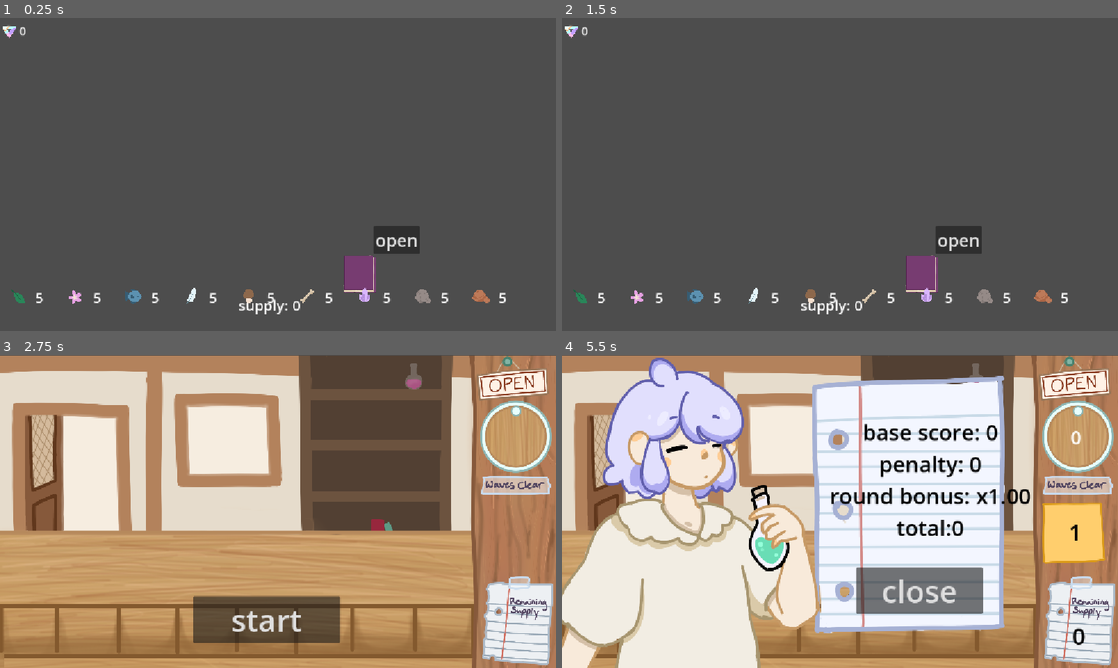
Above: before the commit, frames 1-4 (two rows, left to right).
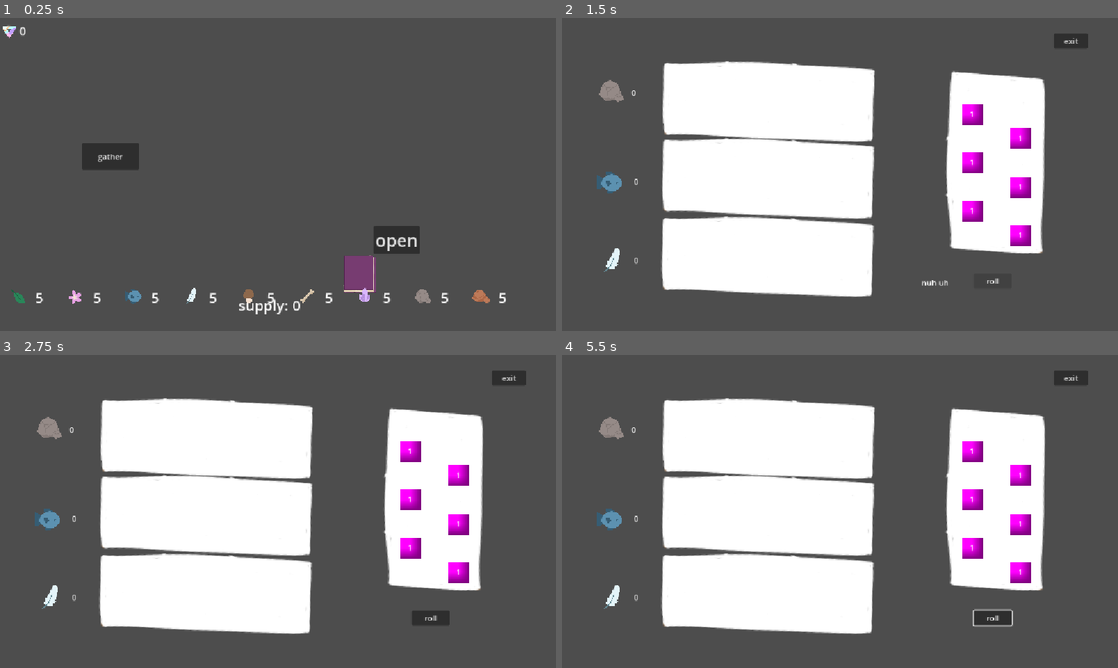
Above: after the commit, the same moments.

Repository: clairewsu/game
Game: Godot game, scene res://scenes/bigmain.tscn
The game is run twice, just before and just after one commit, with the same random seed, the same clock (stepped at 60 frames per second) and the same inputs. Before the commit the project starts from res://scripts/bigmain.tscn. The engine's default icon, where the game draws it, is replaced by a stand-in: a white triangle on a blue panel in a dark square.
Inputs (mouse positions are in pixels of both pictures, inside the frame that each line leads up to):
- Up to frame 1 (0.25 s): no input
- Up to frame 2 (1.5 s): click (673, 155) at 0.5 s, where only the run after the commit has a clickable "gather"; click (990, 280) at 1.25 s, where only the run after the commit has a clickable "roll"
- Up to frame 3 (2.75 s): click (394, 577) at 2 s, where only the run before the commit has a clickable "open"
- Up to frame 4 (5.5 s): click (828, 621) at 2.75 s, where only the run before the commit has a clickable "start"; click (990, 617) at 3.5 s, where only the run after the commit has a clickable "roll"; click (990, 617) at 4.25 s, where only the run after the commit has a clickable "roll"; tap Enter (enter) at 5 s; move the mouse to (962, 495) at 5.02 s; hold Enter (enter) from 5.03 s (still down); click (962, 495) at 5.17 s; tap Left (l) at 5.3 s

The runs differ from the first frame. In frame 1, 0.8% of the frame differs, in the area x 14-25%, y 40-49%; in frame 2, 40%; in frame 3, 99%, in the area x 0-100%, y 0-100%; in frame 4, 92%.

Commit message:
sorta added gather

Diff:
--- /dev/null
+++ b/scenes/dice.tscn
@@ -0,0 +1,25 @@
+[gd_scene format=3 uid="uid://cfs507yqlj43j"]
+
+[ext_resource type="Script" uid="uid://d23aqy3if8jwr" path="res://scripts/dice.gd" id="1_27nyo"]
+
+[sub_resource type="PlaceholderTexture2D" id="PlaceholderTexture2D_m4jp2"]
+
+[sub_resource type="RectangleShape2D" id="RectangleShape2D_qu4n6"]
+size = Vector2(44, 44)
+
+[node name="Area2D" type="Area2D" unique_id=710913186]
+script = ExtResource("1_27nyo")
+
+[node name="Sprite2D" type="Sprite2D" parent="." unique_id=1697089183]
+scale = Vector2(43.499996, 43.499996)
+texture = SubResource("PlaceholderTexture2D_m4jp2")
+
+[node name="CollisionShape2D" type="CollisionShape2D" parent="." unique_id=2061613298]
+shape = SubResource("RectangleShape2D_qu4n6")
+
+[node name="Label" type="Label" parent="." unique_id=315995851]
+offset_left = -5.0
+offset_top = -13.0
+offset_right = 35.0
+offset_bottom = 10.0
+text = "1"
--- /dev/null
+++ b/scenes/gather.tscn
@@ -0,0 +1,144 @@
+[gd_scene format=3 uid="uid://cirvt8brrnsrn"]
+
+[ext_resource type="Script" uid="uid://dhtisfb8382h5" path="res://scripts/gather.gd" id="1_sec4e"]
+[ext_resource type="PackedScene" uid="uid://cfs507yqlj43j" path="res://scenes/dice.tscn" id="2_8j7yi"]
+[ext_resource type="Texture2D" uid="uid://clawvuwhnokt5" path="res://art/opensign_mask.PNG" id="2_og0di"]
+[ext_resource type="Texture2D" uid="uid://cdh2jhmenvnva" path="res://art/ingredients/flower.PNG" id="4_8j7yi"]
+
+[sub_resource type="RectangleShape2D" id="RectangleShape2D_8j7yi"]
+size = Vector2(192.5, 369.5)
+
+[sub_resource type="RectangleShape2D" id="RectangleShape2D_xhyn0"]
+size = Vector2(429, 152)
+
+[node name="Node" type="Node" unique_id=923871743]
+script = ExtResource("1_sec4e")
+dice_scene = ExtResource("2_8j7yi")
+
+[node name="dice_home" type="Area2D" parent="." unique_id=1802944236]
+
+[node name="TextureRect" type="TextureRect" parent="dice_home" unique_id=1975479081]
+offset_left = 682.99994
+offset_top = 532.0
+offset_right = 1159.8713
+offset_bottom = 925.2978
+rotation = -1.4337308
+texture = ExtResource("2_og0di")
+
+[node name="CollisionShape2D" type="CollisionShape2D" parent="dice_home" unique_id=1253441667]
+position = Vector2(897.75, 303.25)
+shape = SubResource("RectangleShape2D_8j7yi")
+
+[node name="area1" type="Area2D" parent="." unique_id=49461089]
+
+[node name="TextureRect" type="TextureRect" parent="area1" unique_id=224857840]
+offset_left = 136.0
+offset_top = -4.0
+offset_right = 708.11707
+offset_bottom = 300.214
+rotation = 0.11660302
+texture = ExtResource("2_og0di")
+
+[node name="CollisionShape2D" type="CollisionShape2D" parent="area1" unique_id=1635548618]
+position = Vector2(427.5, 170)
+shape = SubResource("RectangleShape2D_xhyn0")
+
+[node name="Label" type="Label" parent="area1" unique_id=117162082]
+offset_left = 124.0
+offset_top = 143.0
+offset_right = 175.0
+offset_bottom = 166.0
+text = "0"
+horizontal_alignment = 1
+
+[node name="ingredient" type="TextureRect" parent="area1" unique_id=1199113028]
+offset_left = 62.0
+offset_top = 113.0
+offset_right = 142.0
+offset_bottom = 193.0
+texture = ExtResource("4_8j7yi")
+expand_mode = 1
+
+[node name="area2" type="Area2D" parent="." unique_id=1893457183]
+
+[node name="TextureRect" type="TextureRect" parent="area2" unique_id=684512730]
+offset_left = 134.99997
+offset_top = 155.0
+offset_right = 707.11707
+offset_bottom = 459.214
+rotation = 0.11660302
+texture = ExtResource("2_og0di")
+
+[node name="CollisionShape2D" type="CollisionShape2D" parent="area2" unique_id=1148278802]
+position = Vector2(429, 332)
+shape = SubResource("RectangleShape2D_xhyn0")
+
+[node name="Label" type="Label" parent="area2" unique_id=1030586346]
+offset_left = 134.0
+offset_top = 327.0
+offset_right = 174.0
+offset_bottom = 350.0
+text = "0"
+horizontal_alignment = 1
+
+[node name="ingredient" type="TextureRect" parent="area2" unique_id=2141588232]
+offset_left = 58.0
+offset_top = 302.0
+offset_right = 138.0
+offset_bottom = 382.0
+texture = ExtResource("4_8j7yi")
+expand_mode = 1
+
+[node name="area3" type="Area2D" parent="." unique_id=666408339]
+
+[node name="TextureRect" type="TextureRect" parent="area3" unique_id=1307656758]
+offset_left = 133.99997
+offset_top = 317.0
+offset_right = 706.11707
+offset_bottom = 621.214
+rotation = 0.11660302
+texture = ExtResource("2_og0di")
+
+[node name="CollisionShape2D" type="CollisionShape2D" parent="area3" unique_id=169006873]
+position = Vector2(424, 494)
+shape = SubResource("RectangleShape2D_xhyn0")
+
+[node name="Label" type="Label" parent="area3" unique_id=1921051906]
+offset_left = 131.0
+offset_top = 490.0
+offset_right = 178.0
+offset_bottom = 513.0
+text = "0"
+horizontal_alignment = 1
+
+[node name="ingredient" type="TextureRect" parent="area3" unique_id=2140163353]
+offset_left = 64.0
+offset_top = 463.0
+offset_right = 144.0
+offset_bottom = 543.0
+texture = ExtResource("4_8j7yi")
+expand_mode = 1
+
+[node name="errormsg" type="Label" parent="." unique_id=1095520294]
+offset_left = 745.0
+offset_top = 536.0
+offset_right = 801.0
+offset_bottom = 559.0
+text = "nuh uh"
+
+[node name="rollbutton" type="Button" parent="." unique_id=259320153]
+offset_left = 853.0
+offset_top = 529.0
+offset_right = 932.0
+offset_bottom = 560.0
+text = "roll"
+
+[node name="exit" type="Button" parent="." unique_id=1675705771]
+offset_left = 1019.0
+offset_top = 32.0
+offset_right = 1090.0
+offset_bottom = 63.0
+text = "exit"
+
+[connection signal="pressed" from="rollbutton" to="." method="_on_rollbutton_pressed"]
+[connection signal="pressed" from="exit" to="." method="_on_exit_pressed"]
--- a/scenes/mainui.tscn
+++ b/scenes/mainui.tscn
@@ -41,4 +41,11 @@
 texture = ExtResource("2_payeh")
 expand_mode = 1
 
+[node name="gather" type="Button" parent="." unique_id=489431649]
+offset_left = 170.0
+offset_top = 259.0
+offset_right = 288.0
+offset_bottom = 314.0
+text = "gather"
+
 [connection signal="pressed" from="recipebookbutton" to="." method="_on_recipebook_pressed"]
--- a/scripts/bigmain.gd
+++ b/scripts/bigmain.gd
@@ -1,5 +1,6 @@
 extends Node
 var open_scene = preload("res://scenes/main.tscn")
+var gather_scene=preload("res://scenes/gather.tscn")
 @export var object_scene:PackedScene
 @export var menu_scene:PackedScene
 var recipeslots=[Vector2(300,190),Vector2(460,190),Vector2(300,390),Vector2(460,390),Vector2(640,190),Vector2(790,190),Vector2(640,390),Vector2(790,390)]
@@ -12,6 +13,7 @@
 # Called when the node enters the scene tree for the first time.
 func _ready() -> void:
 	$ui/open.pressed.connect(_on_open)
+	$ui/gather.pressed.connect(_on_gather)
 	$moneycount/Label.text=str(0)
 	$recipebook.hide()
 	cards=DeckManager.cards
@@ -28,6 +30,13 @@
 	$ui.hide()
 	$moneycount.hide()
 	open.tree_exited.connect(_on_close)
+
+func _on_gather():
+	var gather=gather_scene.instantiate()
+	add_child(gather)
+	$ui.hide()
+	$moneycount.hide()
+	gather.tree_exited.connect(_on_close)
 
 func show_menu():
 	var x=1
@@ -114,3 +123,4 @@
 func _on_close():
 	$ui.show()
 	$moneycount.show()
+	$ui.show_inv()
--- /dev/null
+++ b/scripts/dice.gd
@@ -0,0 +1,38 @@
+extends Area2D
+var drag=false
+var defaultpos=Vector2(100,100)
+var amt:int
+var assigned=0
+signal result(area,number)
+
+# Called when the node enters the scene tree for the first time.
+func _ready() -> void:
+	input_event.connect(_on_input_event)
+
+
+# Called every frame. 'delta' is the elapsed time since the previous frame.
+func _process(delta: float) -> void:
+	if drag:
+		z_index=100
+	else:
+		z_index=3
+	if not drag and assigned==0:
+		position = position.move_toward(defaultpos,40)
+	if not has_overlapping_areas():
+		assigned=0
+
+func _on_input_event(viewport, event, shape_idx):
+	if event is InputEventMouseButton and event.button_index == MOUSE_BUTTON_LEFT and event.pressed:
+		drag = true
+
+func _unhandled_input(event):
+	if event.is_action_released("move"):
+		drag = false
+	elif drag and event is InputEventMouseMotion:
+		position += event.relative
+
+func roll():
+	if assigned!=0:
+		amt=randi_range(1,6)
+		$Label.text=str(amt)
+		result.emit(assigned,amt)
--- /dev/null
+++ b/scripts/gather.gd
@@ -0,0 +1,97 @@
+extends Node
+@export var dice_scene:PackedScene
+var textures=[preload("res://art/ingredients/leaf.PNG"),preload("res://art/ingredients/flower.PNG"),
+preload("res://art/ingredients/fish.PNG"),preload("res://art/ingredients/feather.PNG"),preload("res://art/ingredients/mushroom.PNG"),
+preload("res://art/ingredients/bone.PNG"),
+preload("res://art/ingredients/crystal.PNG"),preload("res://art/ingredients/rock.PNG"),
+preload("res://art/ingredients/clay.PNG")]
+var dice_num=6
+var positions=[Vector2(850,200),Vector2(950,250),Vector2(850,300),Vector2(950,350),Vector2(850,400),Vector2(950,450),Vector2(850,500),Vector2(950,550)]
+var occupied=0
+var maxoccupied=0
+var can_roll=false
+var rolled=false
+var ingredients=[]
+var gained={"leaf":0,"flower":0,"fish":0,"feather":0,"mushroom":0,"bone":0,"crystal":0,"rock":0,"clay":0}
+@onready var areas=[$area1/ingredient,$area2/ingredient,$area3/ingredient]
+signal roll
+
+# Called when the node enters the scene tree for the first time.
+func _ready() -> void:
+	$errormsg.hide()
+	for i in range(dice_num):
+		var die=dice_scene.instantiate()
+		die.position=positions[i]
+		die.defaultpos=positions[i]
+		die.add_to_group("dice")
+		occupied+=1
+		roll.connect(die.roll)
+		die.result.connect(_on_rolled)
+		add_child(die)
+	maxoccupied=occupied
+	for i in range(3):
+		var x=randi_range(0,Global.ingredients.size()-1)
+		ingredients.append(Global.ingredients.keys()[x])
+		areas[i].texture=textures[x]
+
+# Called every frame. 'delta' is the elapsed time since the previous frame.
+func _process(delta: float) -> void:
+	if occupied==0 and not rolled:
+		can_roll=true
+	else:
+		can_roll=false
+
+func _unhandled_input(event: InputEvent) -> void:
+	var x=0
+	if event.is_action_released("move"):
+		for area in $area1.get_overlapping_areas():
+			area.assigned=1
+			x+=1
+		for area in $area2.get_overlapping_areas():
+			area.assigned=2
+			x+=1
+		for area in $area3.get_overlapping_areas():
+			area.assigned=3
+			x+=1
+		for area in $dice_home.get_overlapping_areas():
+			area.assigned=0
+		occupied=maxoccupied-x
+	if event.is_action_released("enter"):
+		if can_roll:
+			roll.emit()
+			rolled=true
+			$rollbutton.hide()
+			for i in gained.keys():
+				Global.ingredients[i]+=gained[i]
+		elif not can_roll and not rolled:
+			$errormsg.show()
+			await get_tree().create_timer(1).timeout
+			$errormsg.hide()
+
+func _on_rolled(area,amt):
+	if area==1:
+		gained[ingredients[0]]+=amt
+		$area1/Label.text=str(gained[ingredients[0]])
+	elif area==2:
+		gained[ingredients[1]]+=amt
+		$area2/Label.text=str(gained[ingredients[1]])
+	elif area==3:
+		gained[ingredients[2]]+=amt
+		$area3/Label.text=str(gained[ingredients[2]])
+
+
+func _on_rollbutton_pressed() -> void:
+	if can_roll:
+		roll.emit()
+		rolled=true
+		$rollbutton.hide()
+		for i in gained.keys():
+			Global.ingredients[i]+=gained[i]
+	elif not can_roll and not rolled:
+		$errormsg.show()
+		await get_tree().create_timer(1).timeout
+		$errormsg.hide()
+
+
+func _on_exit_pressed() -> void:
+	self.queue_free()
Renamed: scripts/bigmain.tscn -> scenes/bigmain.tscn
Not shown, added: scripts/dice.gd.uid
Not shown, added: scripts/gather.gd.uid
